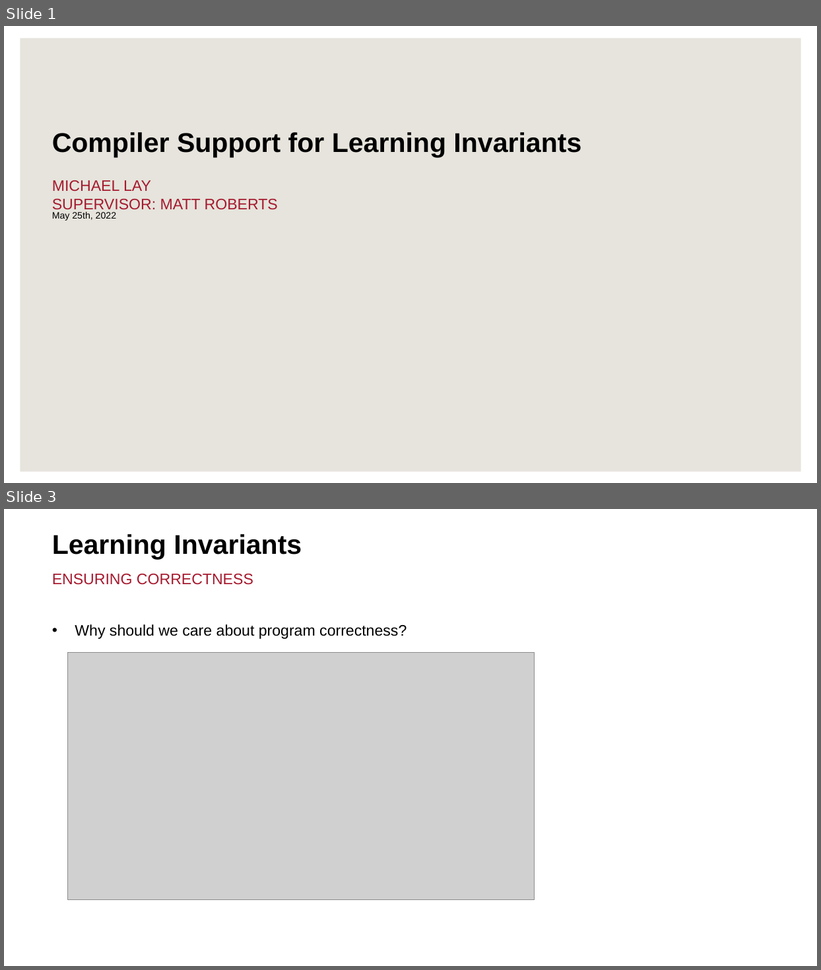
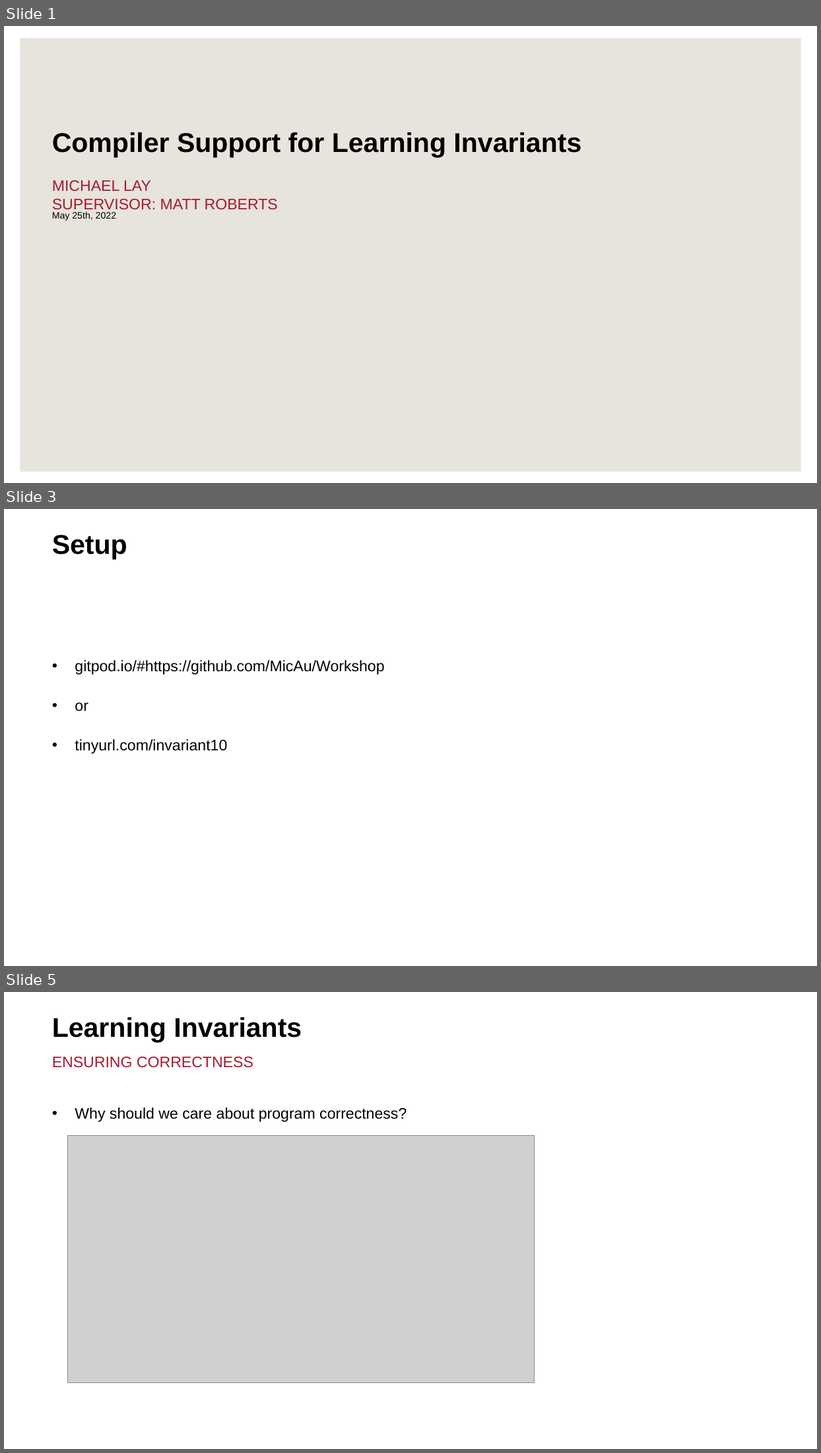
Before and after one commit to MicAu/Workshop, a slide deck: presentation.pptx. Shown one above the other, each under a label of ours: slides 1 and 3 before the commit, slides 1, 3 and 5 after it; the slides between them are not shown. The pictures are 821x970 and 821x1453 pixels, drawn with LibreOffice and Linux fonts; fonts in the diff are those of the drawing; grey boxes stand for pictures; background and template pictures are left out. Boxes give left, top, right and bottom in pixels: in the first picture for what was removed or moved away, otherwise in the second. Text is boxed around its words. In the diff, an @@ line names an element or a change of style, - is before the commit and + after.

```diff
--- a/presentation.pptx
+++ b/presentation.pptx
@@ slide 3 added at (x1=4, y1=509, x2=817, y2=966), background #FFFFFF @@
@@ title added at (x1=52, y1=535, x2=127, y2=560), 32 pt, text #000000, bold @@
+Setup
@@ text added at (x1=75, y1=660, x2=384, y2=754), 18 pt, text #000000 @@
+• gitpod.io/#https://github.com/MicAu/Workshop
+• or
+• tinyurl.com/invariant10
@@ what was slide 3 is now slide 5 @@
```
Also in this commit, not shown: 4 slides changed, 1 other slide added, 1 slide removed, 15 other files.
